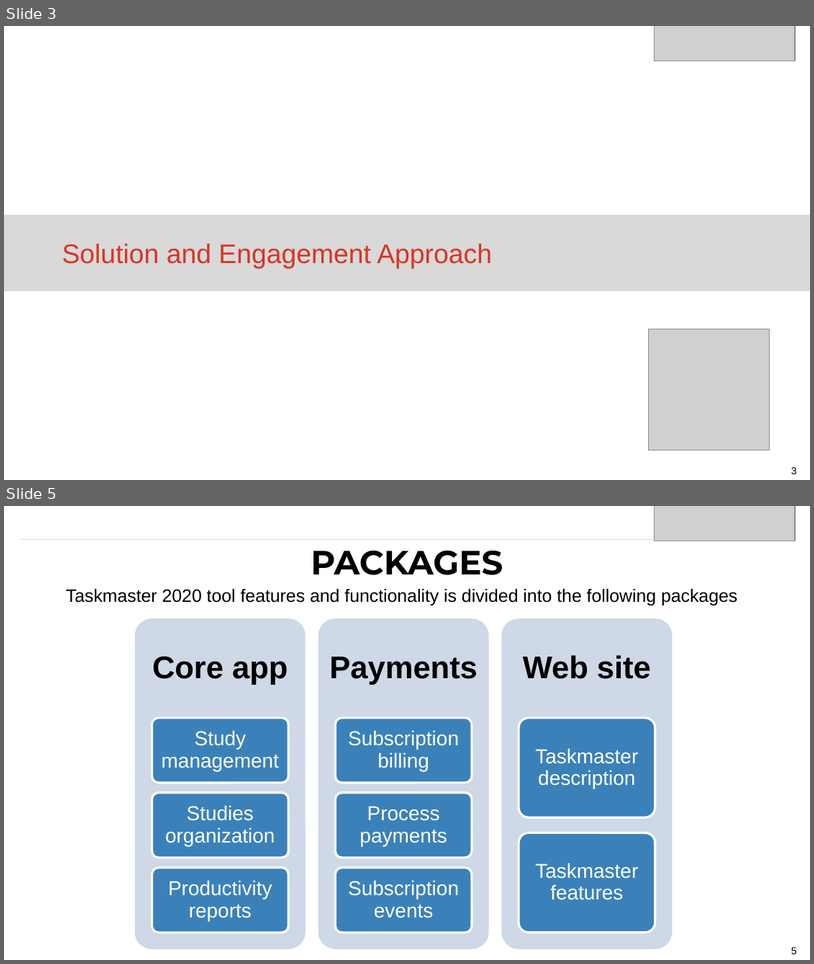
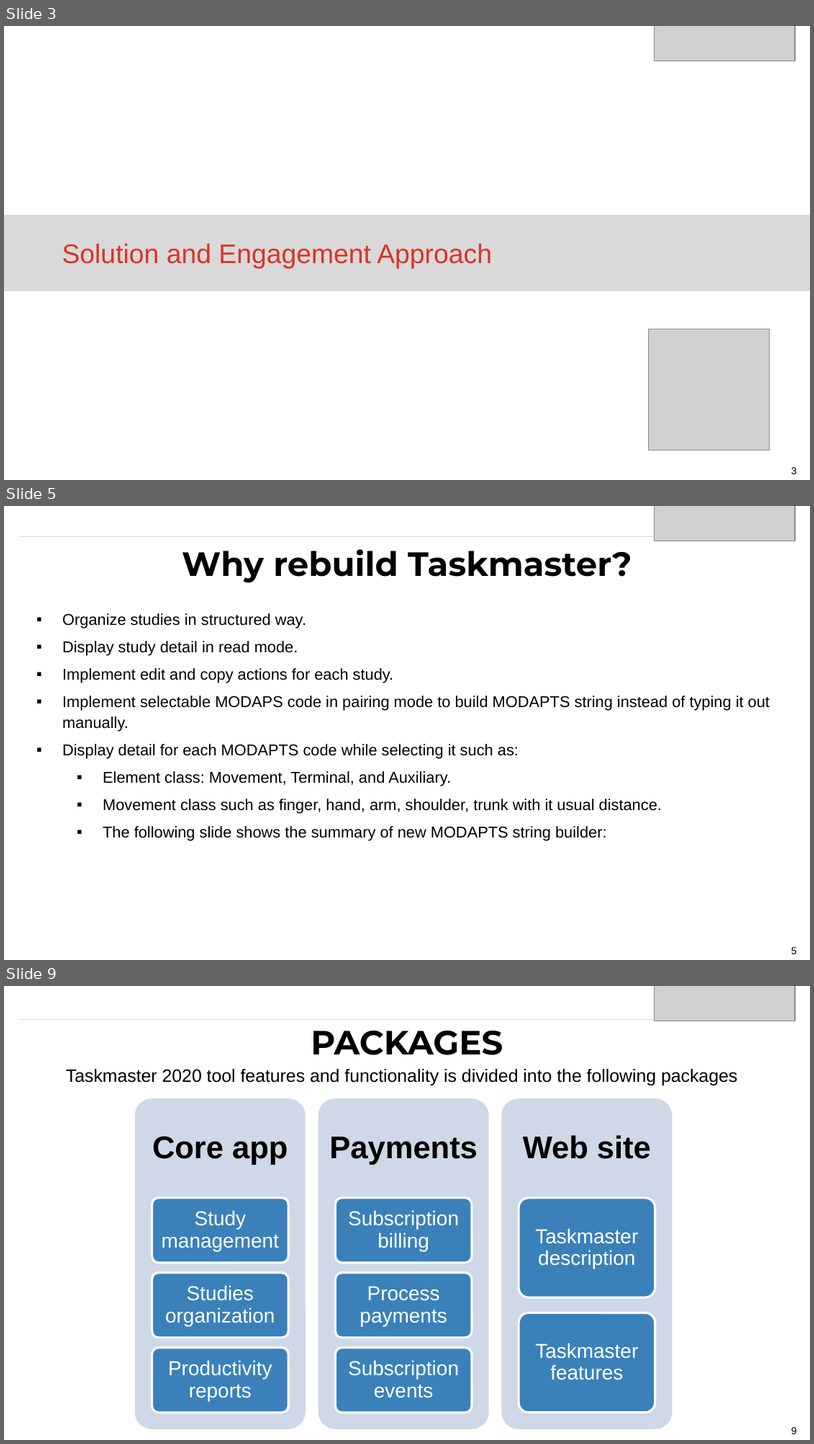
Before and after one commit to eaitbrahim/Taskmaster2020, a slide deck: WorkEstimate/Code Gate Proposal to Eisbrennerpg for Modapts App.pptx. Shown one above the other, each under a label of ours: slides 3 and 5 before the commit, slides 3, 5 and 9 after it; the slides between them are not shown. The pictures are 814x964 and 814x1444 pixels, drawn with LibreOffice and Linux fonts; fonts in the diff are those of the drawing; grey boxes stand for pictures. Boxes give left, top, right and bottom in pixels: in the first picture for what was removed or moved away, otherwise in the second. Text is boxed around its words. In the diff, an @@ line names an element or a change of style, - is before the commit and + after.

Commit message:
Adding more details
Arguments for rebuilding the app from scratch

```diff
--- a/WorkEstimate/Code Gate Proposal to Eisbrennerpg for Modapts App.pptx
+++ b/WorkEstimate/Code Gate Proposal to Eisbrennerpg for Modapts App.pptx
@@ slide 5 added at [4,506,810,960], background #FFFFFF; not listed: 1 template element that a slide beside it also shows @@
@@ picture added at [655,506,796,541] @@
@@ line added from (19, 537) to (795, 537), #D9D9D9 0.75 pt @@
@@ title added at [182,549,632,583], 30 pt, text #000000, bold @@
+Why rebuild Taskmaster?
@@ text added at [62,613,770,841], 14 pt, text #000000 @@
+▪ Organize studies in structured way.
+▪ Display study detail in read mode.
+▪ Implement edit and copy actions for each study.
+▪ Implement selectable MODAPS code in pairing mode to build MODAPTS string instead of typing it out manually.
+▪ Display detail for each MODAPTS code while selecting it such as:
+  ▪ Element class: Movement, Terminal, and Auxiliary.
+  ▪ Movement class such as finger, hand, arm, shoulder, trunk with it usual distance.
+  ▪ The following slide shows the summary of new MODAPTS string builder:
@@ what was slide 5 is now slide 9 @@
@@ page number at [792,1427,797,1434]: text changed @@
-5
+9
```
Also in this commit, not shown: 1 slide changed, 3 other slides added.
